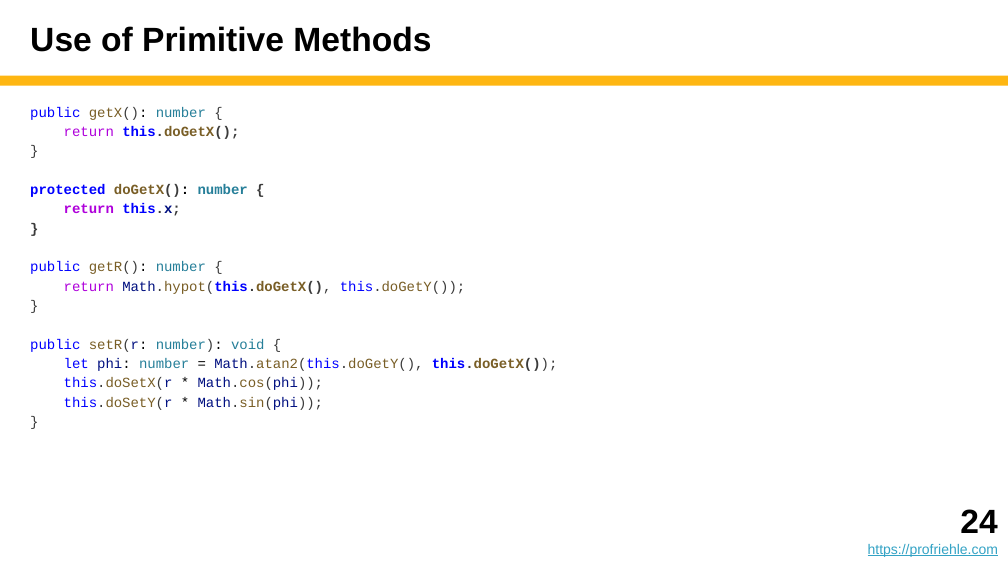
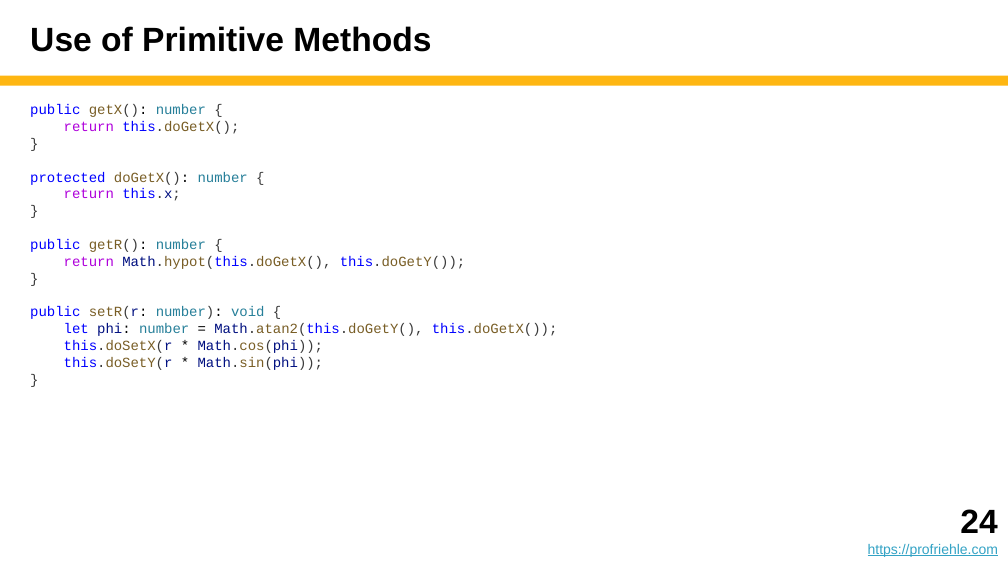
Before and after one commit to dirkriehle/adap-course, a slide deck: slide 24 of Lecture slides/ADAP B02 - Class and Interface Design.pptx. Drawn at 1008x567 pixels with LibreOffice and Linux fonts; fonts in the diff are those of the drawing. Boxes give left, top, right and bottom in pixels: in the first picture for what was removed or moved away, otherwise in the second. Text is boxed around its words. In the diff, an @@ line names an element or a change of style, - is before the commit and + after.

```diff
--- a/Lecture slides/ADAP B02 - Class and Interface Design.pptx
+++ b/Lecture slides/ADAP B02 - Class and Interface Design.pptx
@@ text "public getX(): number {" at box(30, 104, 558, 370): bold off in "this.doGetX();", "protected doGetX(): number {", "return this.x;", "}" and 2 more places; line spacing 1.15 to 1 @@
```
Also in this commit, not shown: 5 other slides changed, 1 slide added, 9 other files.
